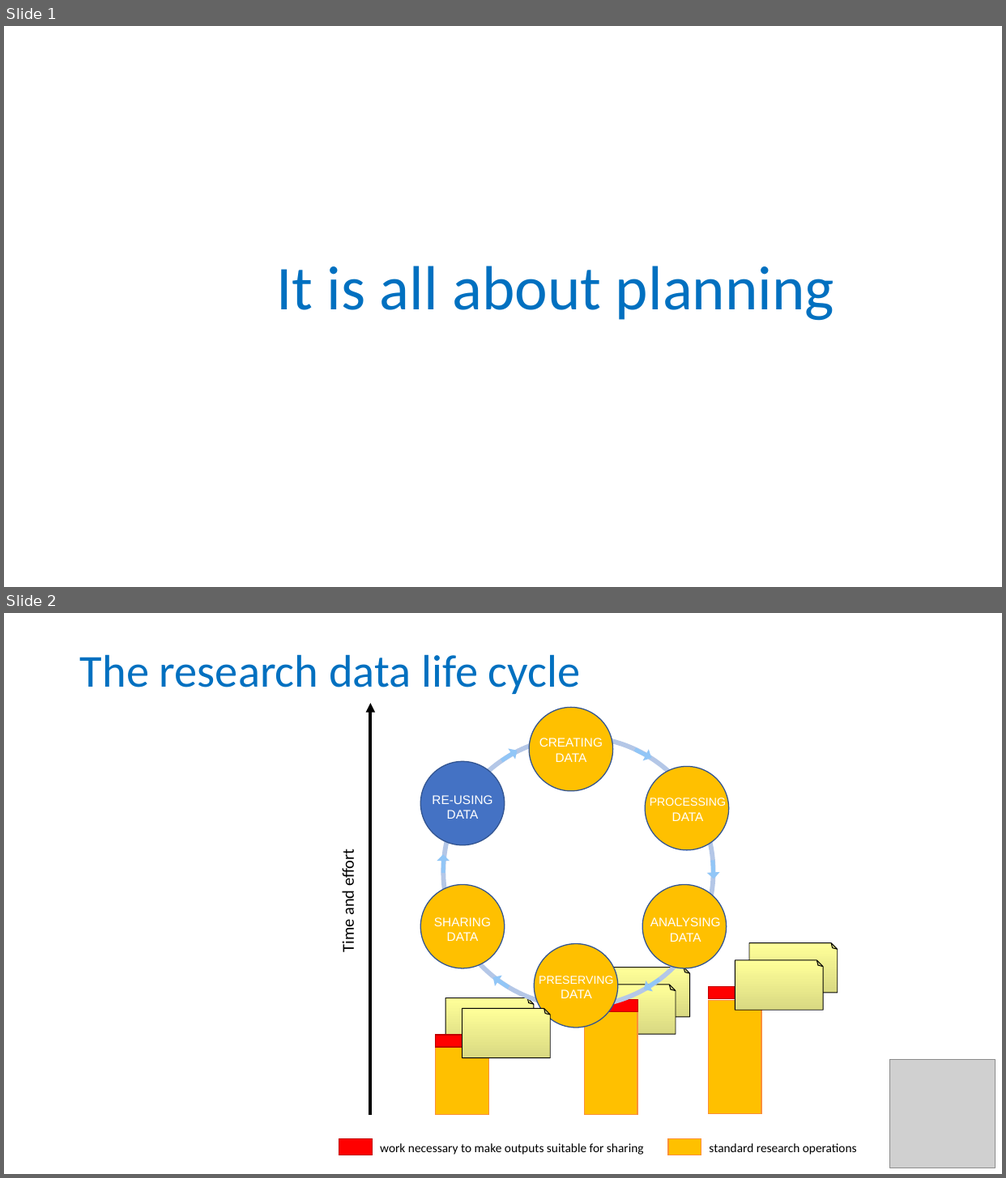
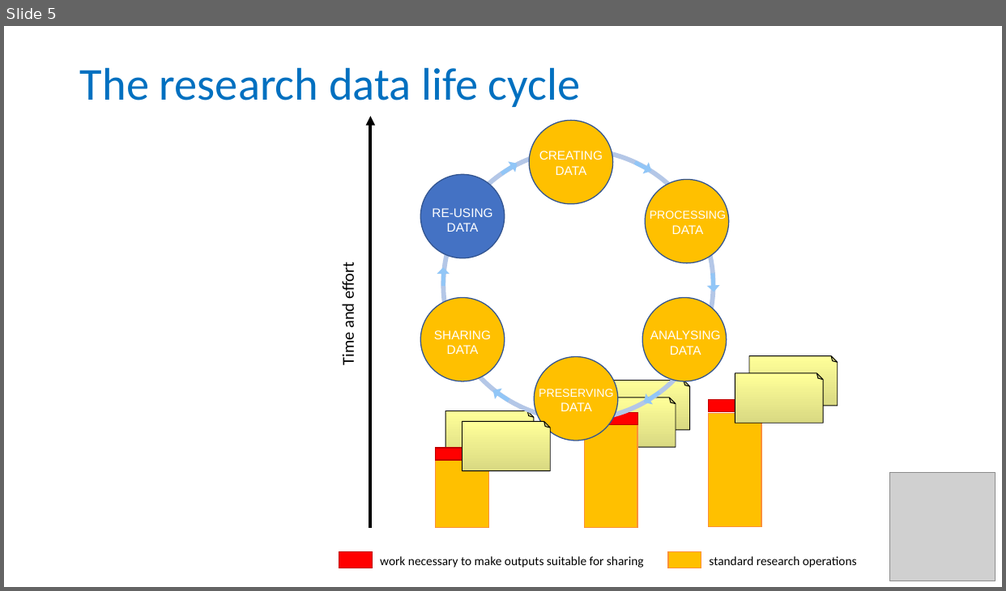
Before and after one commit to tobyhodges/probable-enigma, a slide deck: instructors/06-Wrapping_up.pptx. Shown one above the other, each under a label of ours: slides 1 and 2 before the commit, slide 5 after it. The pictures are 1006x1178 and 1006x591 pixels, drawn with LibreOffice and Linux fonts; fonts in the diff are those of the drawing; grey boxes stand for pictures. Boxes give left, top, right and bottom in pixels: in the first picture for what was removed or moved away, otherwise in the second. Text is boxed around its words. In the diff, an @@ line names an element or a change of style, - is before the commit and + after.

```diff
--- a/instructors/06-Wrapping_up.pptx
+++ b/instructors/06-Wrapping_up.pptx
@@ slide 1 removed at [4, 26, 1002, 587], background #FFFFFF @@
@@ text removed at [276, 266, 834, 321] @@
-It is all about planning
@@ what was slide 2 is now slide 5 @@
```
Also in this commit, not shown: 1 slide changed, 3 slides added.
